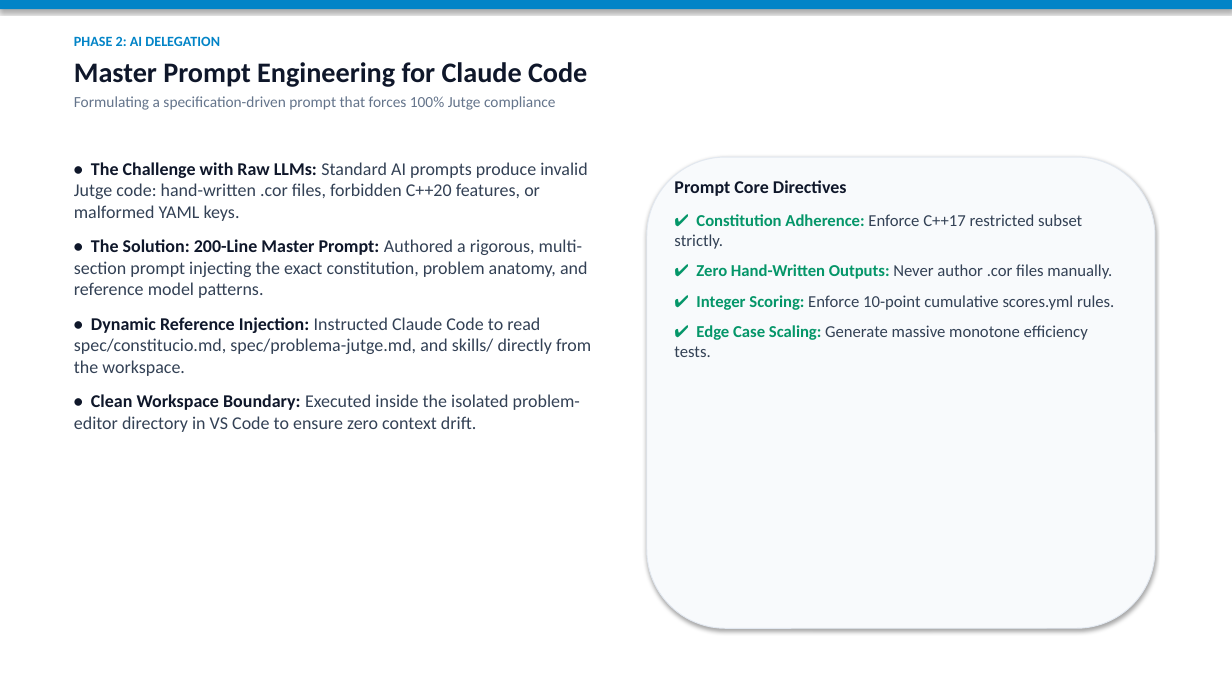
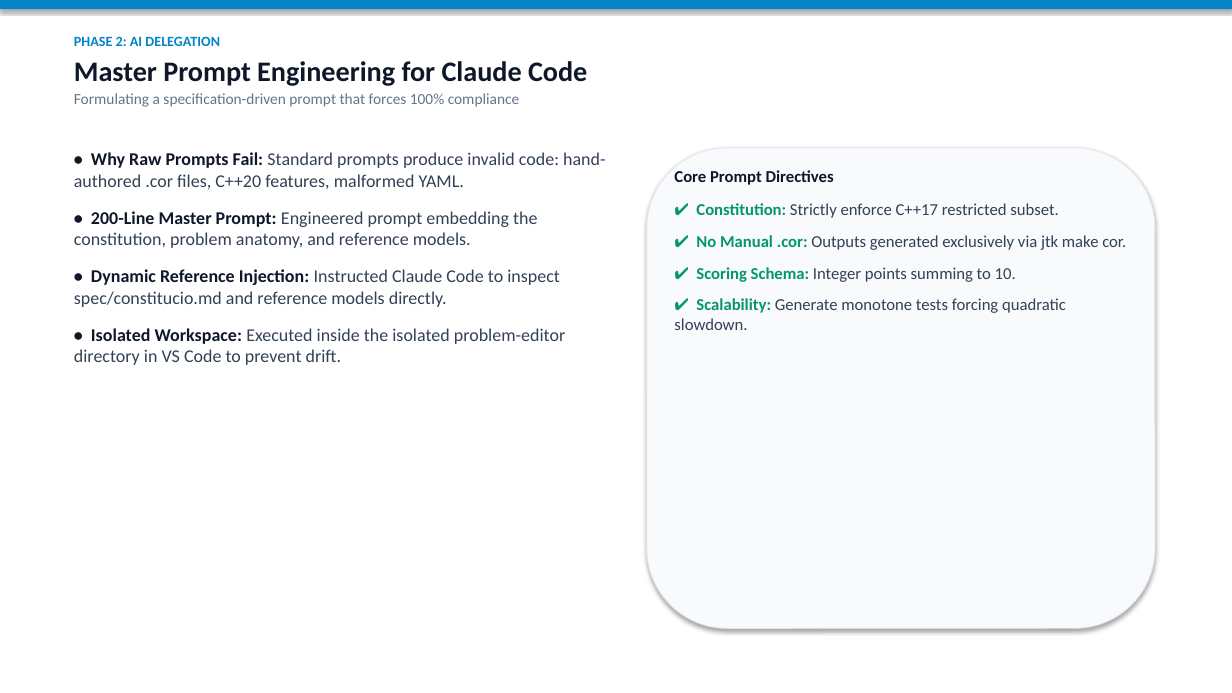
Before and after one commit to SuisSanem000/jutge-private, a slide deck: slide 9 of work/01-meeting-presentation-and-demo-20261112/meeting-summary-presentation.pptx. Drawn at 1232x693 pixels with LibreOffice and Linux fonts; fonts in the diff are those of the drawing. Boxes give left, top, right and bottom in pixels: in the first picture for what was removed or moved away, otherwise in the second. Text is boxed around its words. In the diff, an @@ line names an element or a change of style, - is before the commit and + after.

```diff
--- a/work/01-meeting-presentation-and-demo-20261112/meeting-summary-presentation.pptx
+++ b/work/01-meeting-presentation-and-demo-20261112/meeting-summary-presentation.pptx
@@ text at bbox=[74, 93, 519, 107]: text changed @@
-Formulating a specification-driven prompt that forces 100% Jutge compliance
+Formulating a specification-driven prompt that forces 100% compliance
@@ rounded rectangle: place and size @@
-rounded rectangle at bbox=[647, 157, 1155, 628]
+rounded rectangle at bbox=[647, 148, 1155, 628]
@@ text at bbox=[74, 152, 605, 365]: text changed @@
-• The Challenge with Raw LLMs: Standard AI prompts produce invalid Jutge code: hand-written .cor files, forbidden C++20 features, or malformed YAML keys.
-• The Solution: 200-Line Master Prompt: Authored a rigorous, multi-section prompt injecting the exact constitution, problem anatomy, and reference model patterns.
-• Dynamic Reference Injection: Instructed Claude Code to read spec/constitucio.md, spec/problema-jutge.md, and skills/ directly from the workspace.
-• Clean Workspace Boundary: Executed inside the isolated problem-editor directory in VS Code to ensure zero context drift.
+• Why Raw Prompts Fail: Standard prompts produce invalid code: hand-authored .cor files, C++20 features, malformed YAML.
+• 200-Line Master Prompt: Engineered prompt embedding the constitution, problem anatomy, and reference models.
+• Dynamic Reference Injection: Instructed Claude Code to inspect spec/constitucio.md and reference models directly.
+• Isolated Workspace: Executed inside the isolated problem-editor directory in VS Code to prevent drift.
@@ text at bbox=[674, 170, 1126, 330]: text changed @@
-Prompt Core Directives
-✔ Constitution Adherence: Enforce C++17 restricted subset strictly.
-✔ Zero Hand-Written Outputs: Never author .cor files manually.
-✔ Integer Scoring: Enforce 10-point cumulative scores.yml rules.
-✔ Edge Case Scaling: Generate massive monotone efficiency tests.
+Core Prompt Directives
+✔ Constitution: Strictly enforce C++17 restricted subset.
+✔ No Manual .cor: Outputs generated exclusively via jtk make cor.
+✔ Scoring Schema: Integer points summing to 10.
+✔ Scalability: Generate monotone tests forcing quadratic slowdown.
```
Also in this commit, not shown: 29 other slides changed, 5 other files.
